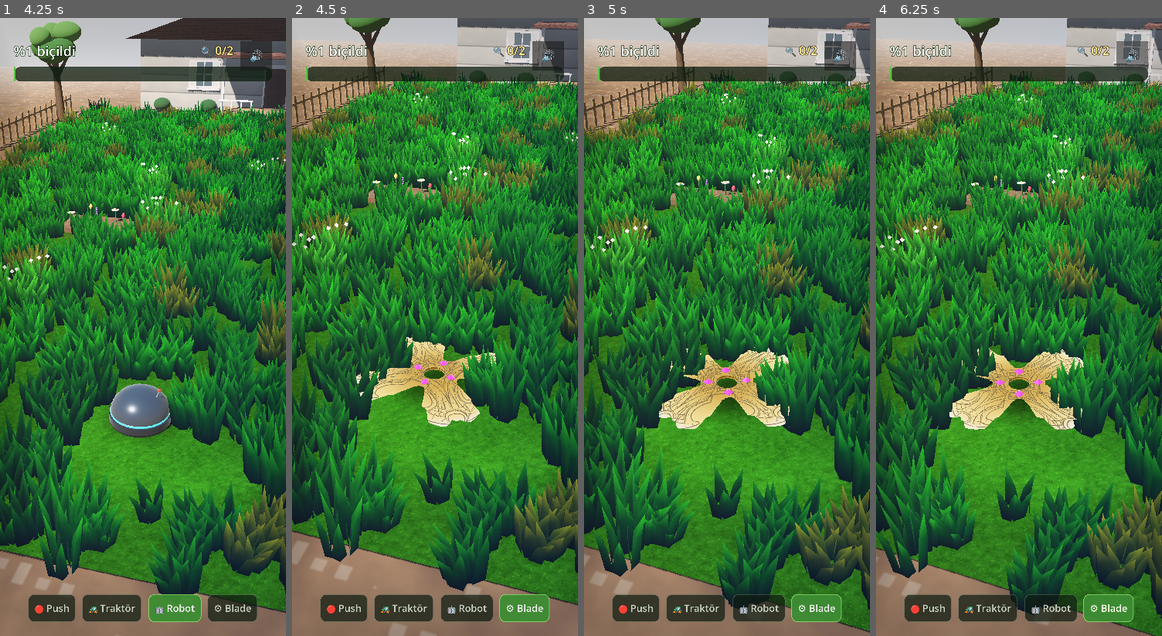
Above: before the commit, frames 1-4 (left to right).
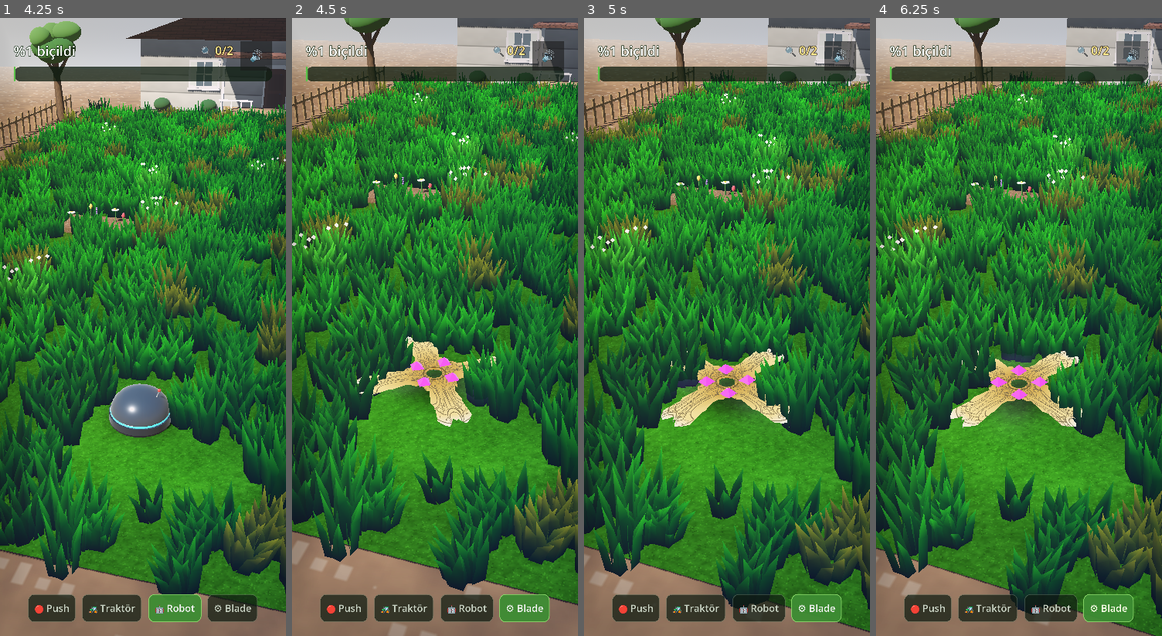
Above: after the commit, the same moments.

Repository: osdeniz/underthelawn
Game: Godot game, scene res://scenes/Main.tscn
Same seed, same stepped clock (60 frames per second), same inputs: the game is played once before the commit and once after it.
Inputs:
- Up to frame 1 (4.25 s): click "🔊" at 0.5 s; click "🔇" at 1.25 s; click "🔴 Push" at 2 s; click "🚜 Traktör" at 2.75 s; click "🤖 Robot" at 3.5 s
- Up to frame 2 (4.5 s): click "⚙️ Blade" at 4.25 s
- Up to frame 3 (5 s): no input
- Up to frame 4 (6.25 s): click "🔊" at 5 s; click "🔇" at 5.75 s

Frame 1 is identical in both runs. In frame 2, 1.6% of the frame differs, in the area x 22-72%, y 51-67%; in frame 3, 1.8%; in frame 4, 2.1%, in the area x 25-73%, y 53-67%.

Commit message:
G6.11: taper chakram arms into spikes, bigger gems, purple shimmer
- BLADE_ARM_TAPER squeezes each outline point's angle toward its arm axis, so
  the arms become spikes instead of just the waist thinning
- gems roughly doubled, capped at 0.355 radius so they stay on the plate
- BLADE_SHIMMER purple: rim-emitted sparkle ring gated on real spin, and the
  motion halo retinted
- halo switched to an additive feathered plane; alpha-blended purple over
  green went grey and the cylinder's hard edge read as a pancake

Co-Authored-By: Claude Fable 5 <noreply@anthropic.com>

Diff:
--- a/scripts/blade_mower.gd
+++ b/scripts/blade_mower.gd
@@ -115,7 +115,9 @@
 	_check_spark(delta)
 
 	if _trail:
-		_trail.emitting = GameConfig.BLADE_FX_ENABLED and speed > 4.0
+		# Shimmer tracks the SPIN, so it shows up whenever the plate is really
+		# turning, not only at top speed.
+		_trail.emitting = GameConfig.BLADE_FX_ENABLED and speed > 0.6
 
 
 func _process(delta: float) -> void:
@@ -132,7 +134,7 @@
 		# The blur halo only earns its keep once the thing is really moving.
 		var mat := _blur_ring.material_override as StandardMaterial3D
 		if mat:
-			mat.albedo_color.a = 0.20 * speed_fraction()
+			mat.albedo_color.a = 0.10 + 0.30 * speed_fraction()
 
 
 ## No engine body shudder; the disk spin IS the life.
@@ -268,11 +270,17 @@
 		var pt := raw
 		var rr := raw.length()
 		if rr > 0.0001:
-			# Fade the squeeze in past the hub, or the engraved hub frame
+			# Fade both squeezes in past the hub, or the engraved hub frame
 			# collapses into the centre hole.
-			var g := lerpf(1.0, GameConfig.BLADE_PLATE_SHARPEN,
-				smoothstep(0.34, 0.62, rr))
-			pt = raw * (reach * pow(minf(rr / reach, 1.0), g) / rr)
+			var fade := smoothstep(0.34, 0.62, rr)
+			var g := lerpf(1.0, GameConfig.BLADE_PLATE_SHARPEN, fade)
+			var rad := reach * pow(minf(rr / reach, 1.0), g)
+			# Narrow the arms: pull each point's angle toward its own arm axis.
+			# The radial squeeze alone thins the waist but leaves fat arms.
+			var ang := atan2(raw.y, raw.x)
+			var axis: float = round(ang / (TAU / 4.0)) * (TAU / 4.0)
+			ang = axis + (ang - axis) * lerpf(1.0, GameConfig.BLADE_ARM_TAPER, fade)
+			pt = Vector2(cos(ang), sin(ang)) * rad
 		var radius := pt.length()
 		# Gentle dome: thicker toward the hub, thinning at the horns.
 		var crown := half + (1.0 - clampf(radius / 1.02, 0.0, 1.0)) * 0.05
@@ -344,14 +352,14 @@
 		# The traced silhouette narrows to ~0.29 between arms, so the gems have
 		# to sit inside that or they poke out past the plate.
 		var pts: Array[Vector2] = [
-			Vector2(0.165, 0.0), Vector2(0.235, 0.058),
-			Vector2(0.300, 0.0), Vector2(0.235, -0.058),
+			Vector2(0.140, 0.0), Vector2(0.255, 0.100),
+			Vector2(0.355, 0.0), Vector2(0.255, -0.100),
 		]
 		var ring: Array[Vector3] = []
 		for pt in pts:
 			# Above the plate crown, or the plate swallows them.
 			ring.append(Vector3(pt.x * cs - pt.y * sn, 0.062, pt.x * sn + pt.y * cs))
-		var peak := Vector3(0.235 * cs, 0.108, 0.235 * sn)
+		var peak := Vector3(0.255 * cs, 0.150, 0.255 * sn)
 		var col := GameConfig.BLADE_GEM
 		var bright := GameConfig.BLADE_GEM.lightened(0.55)
 		for k in 4:
@@ -441,16 +449,19 @@
 	# Faint counter-rotating streak ring under the disk: motion-blur feel.
 	# Translucent white-blue disk under the chakram: the spin smears into a
 	# faint halo the eye reads as motion.
-	var blur := CylinderMesh.new()
-	blur.top_radius = 0.95
-	blur.bottom_radius = 0.95
-	blur.height = 0.004
-	blur.radial_segments = 32
+	# A flat quad with the soft cloud texture, NOT a cylinder: a solid disk has a
+	# hard circular edge that reads as a pancake laid on the lawn. The feathered
+	# texture makes the halo fade out into the grass.
+	var blur := PlaneMesh.new()
+	blur.size = Vector2(2.0, 2.0)
 	var blur_mat := StandardMaterial3D.new()
-	blur_mat.albedo_color = Color(0.82, 0.94, 1.0, 0.0)
-	blur_mat.shading_mode = BaseMaterial3D.SHADING_MODE_UNSHADED
+	blur_mat.albedo_color = Color(GameConfig.BLADE_SHIMMER, 0.0)
 	blur_mat.shading_mode = BaseMaterial3D.SHADING_MODE_UNSHADED
 	blur_mat.transparency = BaseMaterial3D.TRANSPARENCY_ALPHA
+	# Additive, not alpha: blending purple OVER green muddied into grey. Adding
+	# it makes the halo glow instead of tinting the grass.
+	blur_mat.blend_mode = BaseMaterial3D.BLEND_MODE_ADD
+	blur_mat.albedo_texture = TextureLibrary.find("cloud_billboard")
 	_blur_ring = MeshInstance3D.new()
 	_blur_ring.mesh = blur
 	_blur_ring.material_override = blur_mat
@@ -461,14 +472,21 @@
 
 	# Short green trail while moving fast: soft fading blobs, not hard quads.
 	var pm := ParticleProcessMaterial.new()
+	# Thrown off the rim of the plate, not out of a point at the centre, so the
+	# shimmer reads as coming off the spinning edge.
+	pm.emission_shape = ParticleProcessMaterial.EMISSION_SHAPE_RING
+	pm.emission_ring_radius = 0.92 * GameConfig.BLADE_SCALE
+	pm.emission_ring_inner_radius = 0.55 * GameConfig.BLADE_SCALE
+	pm.emission_ring_height = 0.03
+	pm.emission_ring_axis = Vector3(0, 1, 0)
 	pm.direction = Vector3(0, 1, 0)
-	pm.spread = 12.0
-	pm.initial_velocity_min = 0.02
-	pm.initial_velocity_max = 0.08
+	pm.spread = 35.0
+	pm.initial_velocity_min = 0.15
+	pm.initial_velocity_max = 0.55
 	pm.gravity = Vector3.ZERO
 	pm.scale_min = 0.5
 	pm.scale_max = 0.9
-	pm.color = Color(0.45, 0.85, 0.35, 0.35)
+	pm.color = Color(GameConfig.BLADE_SHIMMER, 0.42)
 	# Fade out over the particle's life.
 	var ramp := Gradient.new()
 	ramp.set_color(0, Color(1, 1, 1, 1))
@@ -477,10 +495,11 @@
 	ramp_tex.gradient = ramp
 	pm.color_ramp = ramp_tex
 	var quad := QuadMesh.new()
-	quad.size = Vector2(0.4, 0.4)
+	quad.size = Vector2(0.15, 0.15)
 	var qm := StandardMaterial3D.new()
 	qm.shading_mode = BaseMaterial3D.SHADING_MODE_UNSHADED
 	qm.transparency = BaseMaterial3D.TRANSPARENCY_ALPHA
+	qm.blend_mode = BaseMaterial3D.BLEND_MODE_ADD
 	qm.billboard_mode = BaseMaterial3D.BILLBOARD_ENABLED
 	qm.vertex_color_use_as_albedo = true
 	# The soft cloud blob makes each puff round and feathered.
@@ -489,7 +508,7 @@
 	_trail = GPUParticles3D.new()
 	_trail.process_material = pm
 	_trail.draw_pass_1 = quad
-	_trail.amount = 20
+	_trail.amount = 34
 	_trail.lifetime = 0.3
 	_trail.local_coords = false
 	_trail.emitting = false
--- a/scripts/game_config.gd
+++ b/scripts/game_config.gd
@@ -373,7 +373,11 @@
 const BLADE_HUB_INNER := 0.13
 const BLADE_PLATE_THICK := 0.035
 # >1 pushes the horns out and pulls the waist in, so corners read sharp.
-const BLADE_PLATE_SHARPEN := 1.32
+const BLADE_PLATE_SHARPEN := 1.62
+# <1 pulls each outline point toward its arm axis, narrowing the arms to spikes.
+const BLADE_ARM_TAPER := 0.68
+# Purple shimmer thrown off the spinning plate.
+const BLADE_SHIMMER := Color(0.66, 0.30, 0.95)
 const BLADE_GOLD := Color(0.62, 0.44, 0.09)
 const BLADE_CREAM := Color(0.78, 0.66, 0.34)
 const BLADE_SILVER := Color(0.80, 0.80, 0.76)
Not shown, changed: README.md
